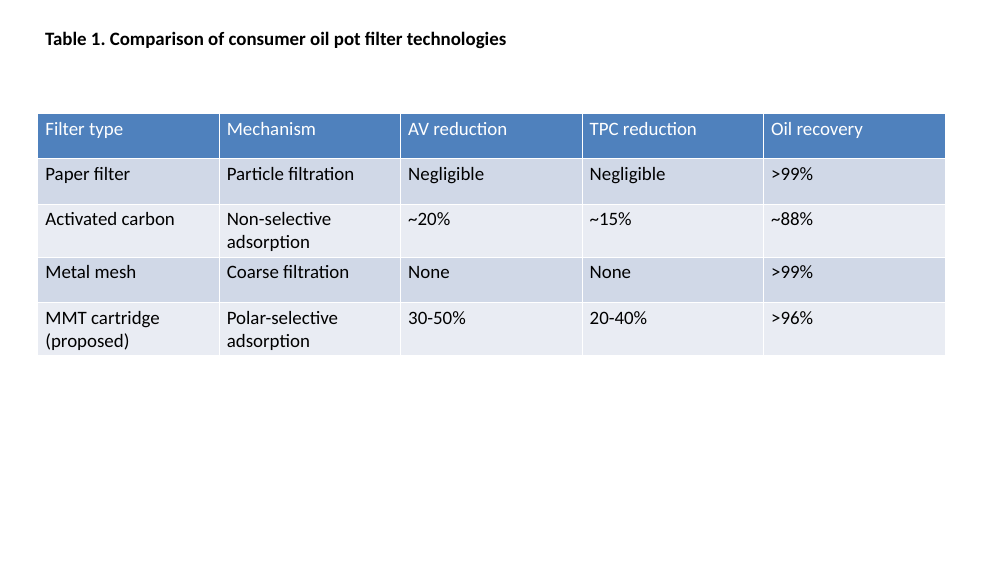
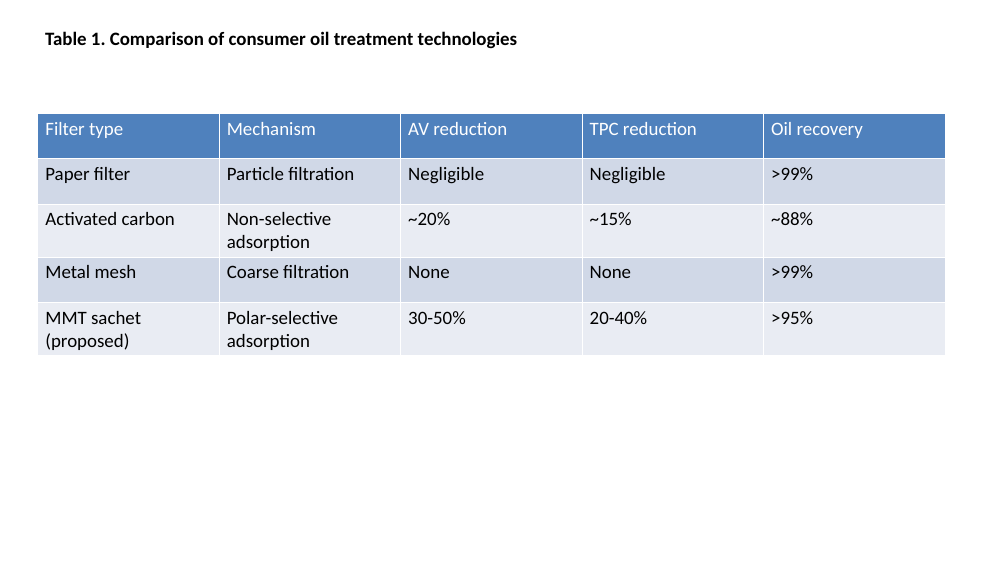
Before and after one commit to bougtoir/medical-accident-its-analysis, a slide deck: slide 1 of montmorillonite_oil/figures_tables.pptx. Drawn at 1008x567 pixels with LibreOffice and Linux fonts; fonts in the diff are those of the drawing. Boxes give left, top, right and bottom in pixels: in the first picture for what was removed or moved away, otherwise in the second. Text is boxed around its words. In the diff, an @@ line names an element or a change of style, - is before the commit and + after.

```diff
--- a/montmorillonite_oil/figures_tables.pptx
+++ b/montmorillonite_oil/figures_tables.pptx
@@ text at <box>45,31,518,49</box>: text changed @@
-Table 1. Comparison of consumer oil pot filter technologies
+Table 1. Comparison of consumer oil treatment technologies
@@ table at <box>38,113,945,354</box> @@
-row 5, column 1: MMT cartridge (proposed)
+row 5, column 1: MMT sachet (proposed)
-row 5, column 5: >96%
+row 5, column 5: >95%
```
Also in this commit, not shown: 2 other slides changed, 5 other files.
